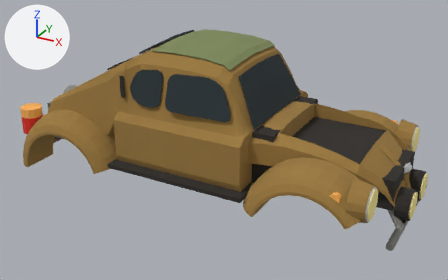
One commit to the glTF model game/public/models/base_courier.glb: the scene before it, then after it.
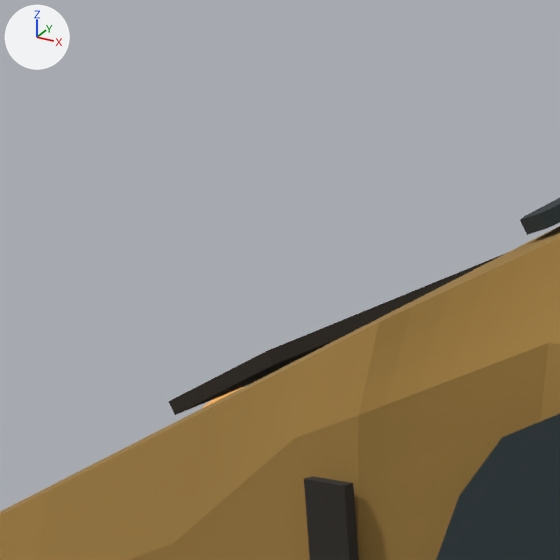
Each version is shown whole from a camera (50 mm lens) standing at (2.87, -5.077, 2.283) and looking at (0.121, -0.08, -0.216), then close up on the part from 20% to 32% of the width and 12% to 30% of the height. The lights are fixed; the arrows at upper left show +X, +Y and +Z. The last two pictures show the newer version. Vertices at exactly the same position are counted once.

The first close-up shows 'base_courier'.
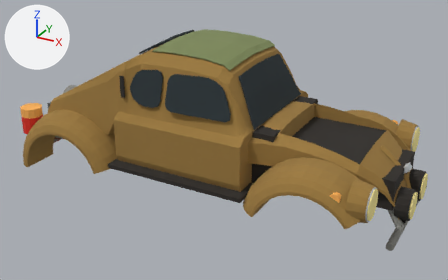
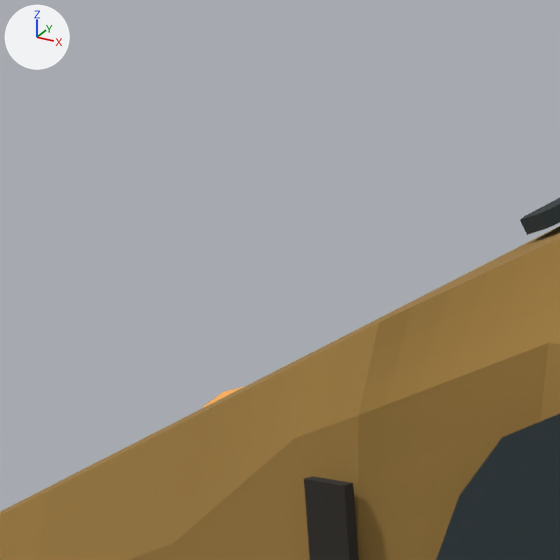
What changed in the scene script:
```text
Change me_core_front:
    used by ob_base_courier; location = (0.0, 0.0, 0.0)
    remove me_core_front.from_pydata(...)  # 3635 vertices, 6906 faces; spans x -2.05..2.05, y -0.93..0.93, z -0.62..0.77
    add me_core_front.from_pydata(...)  # 3627 vertices, 6894 faces; spans x -2.05..2.05, y -0.93..0.93, z -0.62..0.77
    me_core_front part 1: the loose piece of 8 vertices spanning x -1.17..-1.04, y -0.24..0.24, z 0.36..0.44 is deleted
```

Location of each change, [x1, y1, x2, y2] in pixels of the close-ups (560 x 560 px):
part 1 of me_core_front, deleted: before [168, 252, 508, 415]
